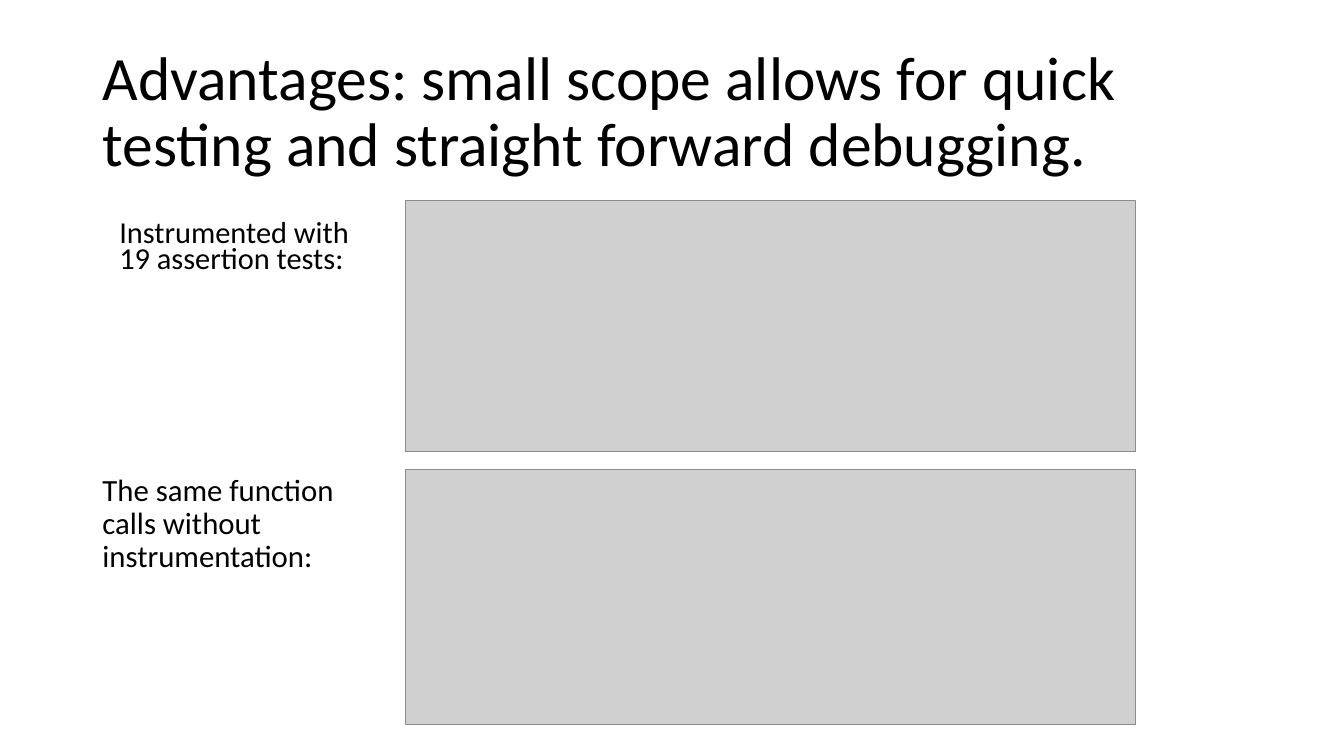
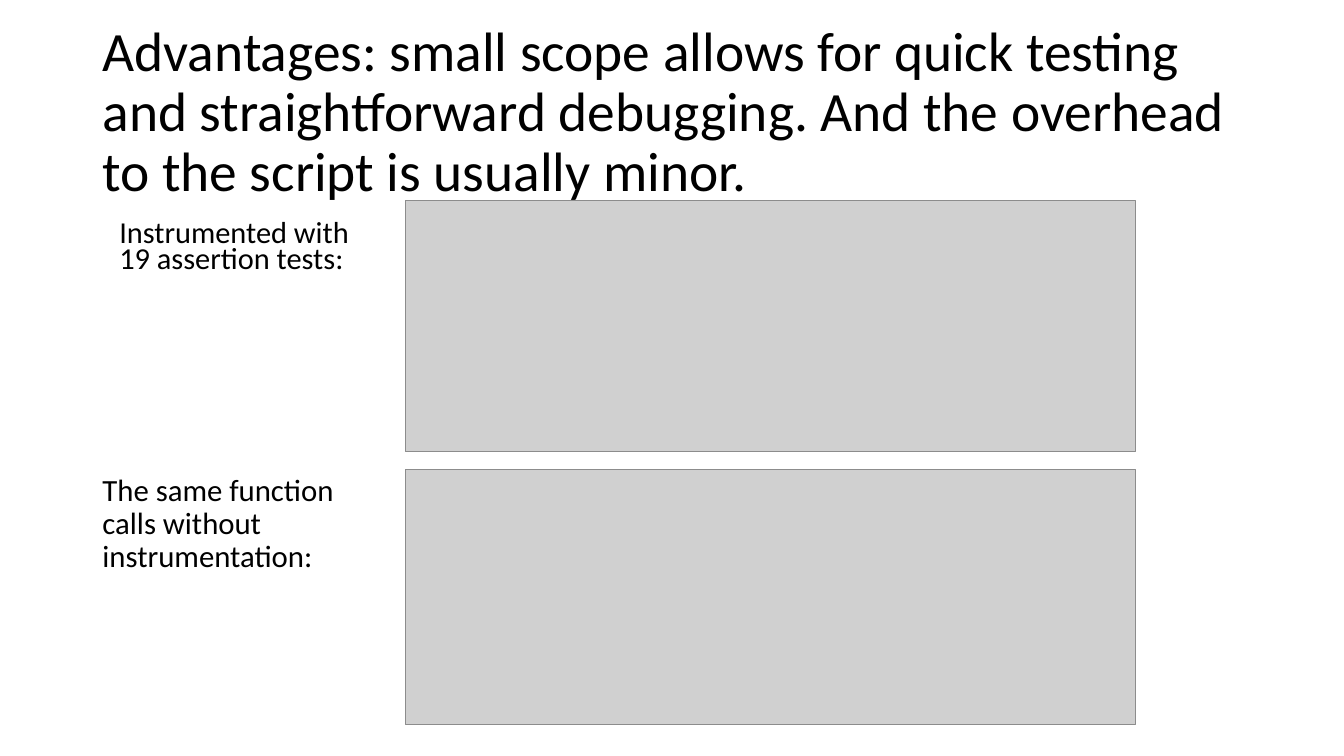
Before and after one commit to ivsg-psu/Errata_Tutorials_DebugTools, a slide deck: slide 3 of Documents/IVSG_unit_testing_and_TDD.pptx. Drawn at 1344x756 pixels with LibreOffice and Linux fonts; fonts in the diff are those of the drawing; grey boxes stand for pictures. Boxes give left, top, right and bottom in pixels: in the first picture for what was removed or moved away, otherwise in the second. Text is boxed around its words. In the diff, an @@ line names an element or a change of style, - is before the commit and + after.

Commit message:
added PPT to document entire library, created function for adding directories via single script call, minor other fixes.

```diff
--- a/Documents/IVSG_unit_testing_and_TDD.pptx
+++ b/Documents/IVSG_unit_testing_and_TDD.pptx
@@ title at (102,32,1224,204): text changed; size 44 to 39.6 pt @@
-Advantages: small scope allows for quick testing and straight forward debugging.
+Advantages: small scope allows for quick testing and straightforward debugging. And the overhead to the script is usually minor.
```
Also in this commit, not shown: 4 other slides changed, 10 other files.
